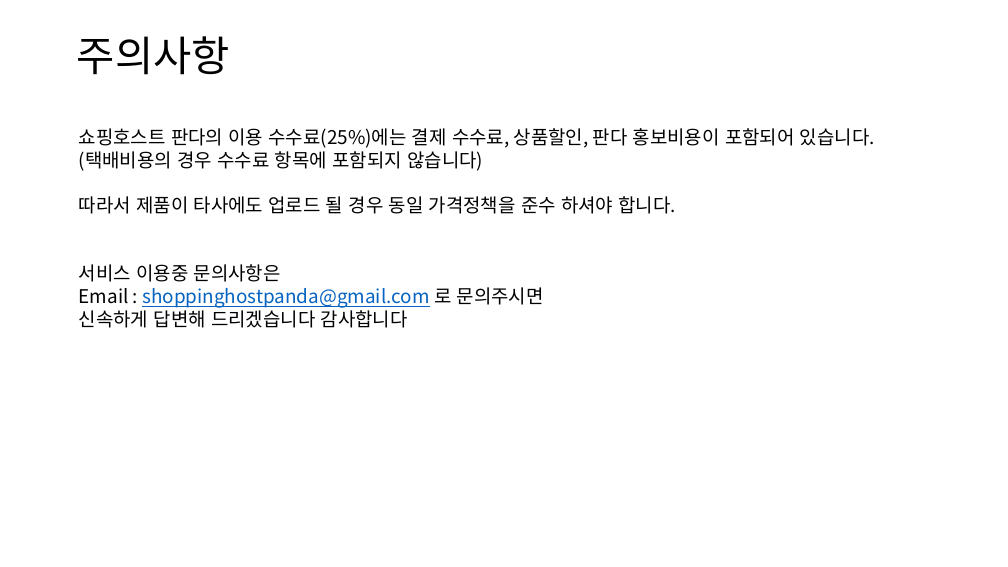
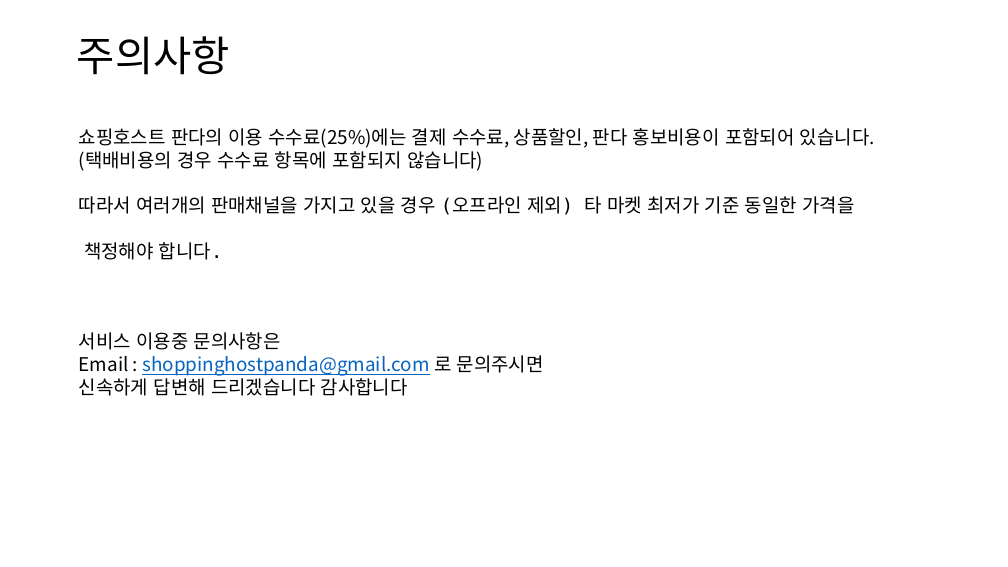
Before and after one commit to dean7347/shoppinghostpanda, a slide deck: slide 4 of 사업 문서/쇼핑호스트 판다 판매자 가이드북.pptx. Drawn at 1008x567 pixels with LibreOffice and Linux fonts; fonts in the diff are those of the drawing. Boxes give left, top, right and bottom in pixels: in the first picture for what was removed or moved away, otherwise in the second. Text is boxed around its words. In the diff, an @@ line names an element or a change of style, - is before the commit and + after.

```diff
--- a/사업 문서/쇼핑호스트 판다 판매자 가이드북.pptx
+++ b/사업 문서/쇼핑호스트 판다 판매자 가이드북.pptx
@@ text at [79, 196, 854, 260]: text changed; font Noto Sans CJK KR to DejaVu Sans Mono @@
-따라서 제품이 타사에도 업로드 될 경우 동일 가격정책을 준수 하셔야 합니다.
+따라서 여러개의 판매채널을 가지고 있을 경우 (오프라인 제외) 타 마켓 최저가 기준 동일한 가격을
+책정해야 합니다.
```
Also in this commit, not shown: 1 other file.
